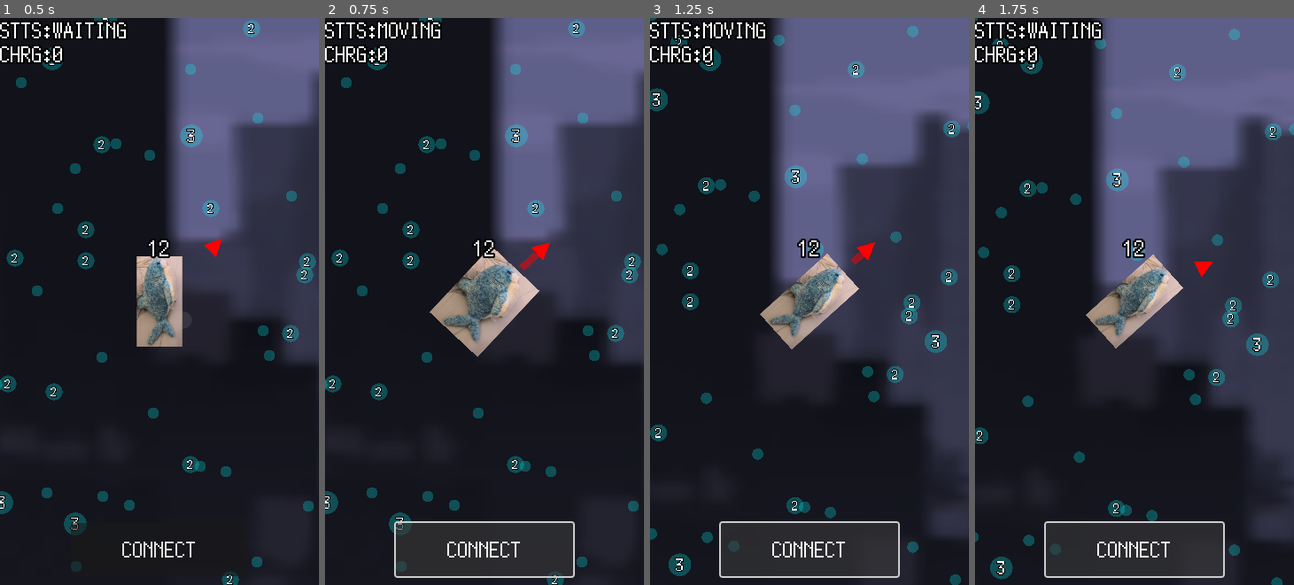
Above: before the commit, frames 1-4 (left to right).
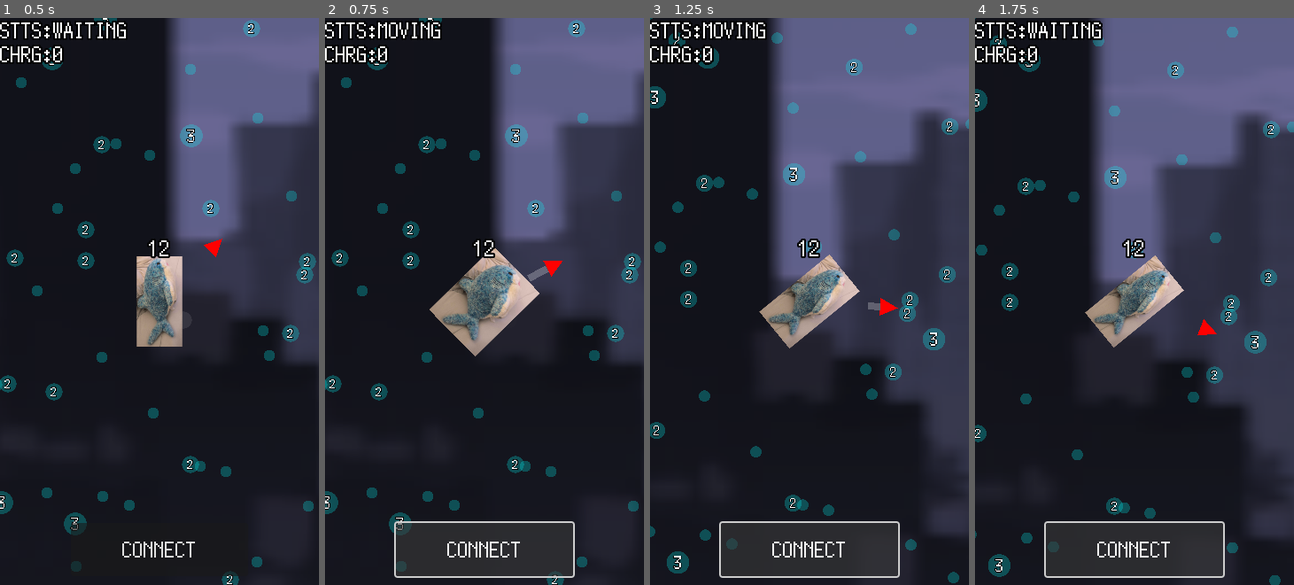
Above: after the commit, the same moments.

Repository: kamikoloss/sharking
Game: Godot game, scene res://scenes/main.tscn
Same seed, same stepped clock (60 frames per second), same inputs: the game is played once before the commit and once after it.
Inputs:
- Up to frame 1 (0.5 s): no input
- Up to frame 2 (0.75 s): click "CONNECT" at 0.5 s
- Up to frame 3 (1.25 s): no input
- Up to frame 4 (1.75 s): no input

Frame 1 is identical in both runs. In frame 2, 1.0% of the frame differs, in the area x 32-75%, y 39-60%; in frame 3, 3.3%, in the area x 0-100%, y 0-100%; in frame 4, 3.2%.

Commit message:
矢印の回転に Tween をかけた

Diff:
--- a/scenes/hero.tscn
+++ b/scenes/hero.tscn
@@ -9,10 +9,10 @@
 [sub_resource type="CircleShape2D" id="CircleShape2D_lxfer"]
 radius = 40.0
 
-[node name="Hero" type="Area2D" node_paths=PackedStringArray("_sprite", "_label_level", "_arrow", "_arrow_square", "_arrow_square_ct", "_arrow_square_bg")]
+[node name="Hero" type="Area2D" node_paths=PackedStringArray("_sprite", "_level_label", "_arrow", "_arrow_square", "_arrow_square_ct", "_arrow_square_bg")]
 script = ExtResource("1_ifnkb")
 _sprite = NodePath("Sprite2D")
-_label_level = NodePath("Control/Level")
+_level_label = NodePath("Control/Level")
 _arrow = NodePath("Control/Arrow")
 _arrow_square = NodePath("Control/Arrow/Square")
 _arrow_square_ct = NodePath("Control/Arrow/SquareCt")
@@ -66,7 +66,7 @@
 expand_mode = 1
 
 [node name="SquareCt" type="TextureRect" parent="Control/Arrow"]
-self_modulate = Color(1, 0, 0, 0.501961)
+self_modulate = Color(1, 1, 1, 0.25098)
 offset_left = -4.0
 offset_top = -80.0
 offset_right = 4.0
--- a/scripts/hero.gd
+++ b/scripts/hero.gd
@@ -15,6 +15,7 @@
 # Tween
 enum TweenType {
 	MOVE, # 座標移動
+	DIRECTION, # 移動方向の回転速度
 	ARROW_SQ, # 矢印の棒 (タメ)
 	ARROW_SQ_CT, # 矢印の棒 (クールタイム)
 	ARROW_SQ_BG, # 矢印の棒 (タメ背景)
@@ -37,11 +38,11 @@
 
 
 @export var _sprite: Sprite2D
-@export var _label_level: Label
-@export var _arrow: Control
-@export var _arrow_square: TextureRect
-@export var _arrow_square_ct: TextureRect # クールタイム用
-@export var _arrow_square_bg: TextureRect # 背景用
+@export var _level_label: Label
+@export var _arrow: Control # 矢印
+@export var _arrow_square: TextureRect # 矢印の棒 (タメ)
+@export var _arrow_square_ct: TextureRect # 矢印の棒 (クールタイム)
+@export var _arrow_square_bg: TextureRect # 矢印の棒 (タメ背景)
 
 var _direction: float = 0.0 # 現在の移動方向 (deg)
 @export var _direction_rotation_speed_default: float = 90.0 # 移動方向の矢印の回転速度 (deg/s)
@@ -55,7 +56,7 @@
 
 func _ready() -> void:
 	area_entered.connect(_on_area_entered)
-	_label_level.text = str(exp_point)
+	_level_label.text = str(exp_point)
 
 	_arrow_square.scale.y = 0.0
 	_arrow_square_ct.scale.y = 0.0
@@ -72,18 +73,23 @@
 		return
 	move_state = MoveState.CHARGING
 
-	# _arrow_square_bg
-	var arrow_square_bg_tween = _get_tween(TweenType.ARROW_SQ_CT)
-	arrow_square_bg_tween.set_ease(Tween.EASE_OUT).set_trans(Tween.TRANS_QUINT)
-	arrow_square_bg_tween.tween_method(func(v): _arrow_square_bg.scale.y = v, 0.0, 1.0, 0.25)
+	# DIRECTION
+	var tween_direction = _get_tween(TweenType.DIRECTION)
+	tween_direction.set_ease(Tween.EASE_OUT).set_trans(Tween.TRANS_QUINT)
+	tween_direction.tween_method(func(v): _direction_rotation_speed = v, _direction_rotation_speed_default, 0.0, 0.5)
 
-	# _arrow_square
-	var arrow_square_tween = _get_tween(TweenType.ARROW_SQ)
-	arrow_square_tween.set_loops()
-	arrow_square_tween.set_parallel(true)
-	arrow_square_tween.set_ease(Tween.EASE_OUT).set_trans(Tween.TRANS_CIRC)
-	arrow_square_tween.tween_method(func(v): charge = v, 0.0, 1.0, _charge_duration)
-	arrow_square_tween.tween_method(func(v): _arrow_square.scale.y = v, 0.0, 1.0, _charge_duration)
+	# ARROW_SQ_CT
+	var tween_arrow_sq_ct = _get_tween(TweenType.ARROW_SQ_CT)
+	tween_arrow_sq_ct.set_ease(Tween.EASE_OUT).set_trans(Tween.TRANS_QUINT)
+	tween_arrow_sq_ct.tween_method(func(v): _arrow_square_bg.scale.y = v, 0.0, 1.0, 0.25)
+
+	# ARROW_SQ
+	var tween_arrow_sq = _get_tween(TweenType.ARROW_SQ)
+	tween_arrow_sq.set_loops()
+	tween_arrow_sq.set_parallel(true)
+	tween_arrow_sq.set_ease(Tween.EASE_OUT).set_trans(Tween.TRANS_CIRC)
+	tween_arrow_sq.tween_method(func(v): charge = v, 0.0, 1.0, _charge_duration)
+	tween_arrow_sq.tween_method(func(v): _arrow_square.scale.y = v, 0.0, 1.0, _charge_duration)
 
 
 # 移動のタメを終了する
@@ -92,39 +98,46 @@
 		return
 	move_state = MoveState.MOVING
 
-	# _arrow_square_bg
-	var arrow_square_bg_tween = _get_tween(TweenType.ARROW_SQ_BG)
-	arrow_square_bg_tween.set_ease(Tween.EASE_OUT).set_trans(Tween.TRANS_QUINT)
-	arrow_square_bg_tween.tween_method(func(v): _arrow_square_bg.scale.y = v, 1.0, 0.0, 0.25)
-
-	# _arrow_square
-	var arrow_square_tween = _get_tween(TweenType.ARROW_SQ)
-	arrow_square_tween.set_ease(Tween.EASE_OUT).set_trans(Tween.TRANS_QUINT)
-	arrow_square_tween.tween_method(func(v): _arrow_square.scale.y = v, charge, 0.0, 0.25)
-
-	# move
-	_sprite.flip_h = 180.0 < _direction
-	var move_tween = _get_tween(TweenType.MOVE)
-
-	var _before_duration = MOVE_BEFORE_SEC # TODO: ping を考慮する
-	move_tween.set_parallel(true)
-	move_tween.set_ease(Tween.EASE_OUT).set_trans(Tween.TRANS_QUINT)
-	move_tween.tween_property(_sprite, "rotation_degrees", _direction, _before_duration)
-	move_tween.tween_property(_sprite, "scale", Vector2(clampf(charge, 0.6, 0.8), 0.4), _before_duration)
-
+	var before_duration = MOVE_BEFORE_SEC # TODO: ping を考慮する
 	var dest_position = position + Vector2.UP.rotated(deg_to_rad(_direction)) * charge * MOVE_VECTOR_RATIO
 	var move_duration = _charge_duration * charge
-	move_tween.chain()
-	move_tween.set_ease(Tween.EASE_OUT).set_trans(Tween.TRANS_QUINT)
-	move_tween.tween_property(self, "position", dest_position, move_duration)
-	move_tween.tween_property(_sprite, "scale", Vector2(0.4, 0.4), 0.5)
-	move_tween.finished.connect(func(): move_state = MoveState.WAITING)
 
-	# _arrow_square_ct
+	# DIRECTION
+	var tween_direction = _get_tween(TweenType.DIRECTION)
+	tween_direction.set_ease(Tween.EASE_IN).set_trans(Tween.TRANS_QUINT)
+	tween_direction.tween_interval(before_duration + move_duration)
+	tween_direction.tween_method(func(v): _direction_rotation_speed = v, 0.0, _direction_rotation_speed_default, 0.5)
+
+	# ARROW_SQ_BG
+	var tween_arrow_sq_bg = _get_tween(TweenType.ARROW_SQ_BG)
+	tween_arrow_sq_bg.set_ease(Tween.EASE_OUT).set_trans(Tween.TRANS_QUINT)
+	tween_arrow_sq_bg.tween_method(func(v): _arrow_square_bg.scale.y = v, 1.0, 0.0, 0.25)
+
+	# ARROW_SQ_CT
 	_arrow_square_ct.scale.y = charge
-	var arrow_square_ct_tween = _get_tween(TweenType.ARROW_SQ_CT)
-	arrow_square_ct_tween.tween_interval(_before_duration)
-	arrow_square_ct_tween.tween_method(func(v): _arrow_square_ct.scale.y = v, charge, 0.0, move_duration)
+	var tween_arrow_sq_ct = _get_tween(TweenType.ARROW_SQ_CT)
+	tween_arrow_sq_ct.tween_interval(before_duration)
+	tween_arrow_sq_ct.tween_method(func(v): _arrow_square_ct.scale.y = v, charge, 0.0, move_duration)
+
+	# ARROW_SQ
+	var tween_arrow_sq = _get_tween(TweenType.ARROW_SQ)
+	tween_arrow_sq.set_ease(Tween.EASE_OUT).set_trans(Tween.TRANS_QUINT)
+	tween_arrow_sq.tween_method(func(v): _arrow_square.scale.y = v, charge, 0.0, 0.25)
+
+	# MOVE
+	_sprite.flip_h = 180.0 < _direction
+	var tween_move = _get_tween(TweenType.MOVE)
+
+	tween_move.set_parallel(true)
+	tween_move.set_ease(Tween.EASE_OUT).set_trans(Tween.TRANS_QUINT)
+	tween_move.tween_property(_sprite, "rotation_degrees", _direction, before_duration)
+	tween_move.tween_property(_sprite, "scale", Vector2(clampf(charge, 0.6, 0.8), 0.4), before_duration)
+
+	tween_move.chain()
+	tween_move.set_ease(Tween.EASE_OUT).set_trans(Tween.TRANS_QUINT)
+	tween_move.tween_property(self, "position", dest_position, move_duration)
+	tween_move.tween_property(_sprite, "scale", Vector2(0.4, 0.4), 0.5)
+	tween_move.finished.connect(func(): move_state = MoveState.WAITING)
 
 	# finish
 	charge = 0.0
@@ -134,18 +147,14 @@
 func _on_area_entered(area: Area2D) -> void:
 	if area is Exp:
 		exp_point += area.point
-		_label_level.text = str(exp_point)
+		_level_label.text = str(exp_point)
 
 
 func _process_rotate_direction(delta: float) -> void:
-	if move_state != MoveState.WAITING:
-		return
-
 	# TODO: 反時計回りへの対応
 	_direction += _direction_rotation_speed * delta
 	if 360.0 < _direction:
 		_direction -= 360.0
-
 	_arrow.rotation_degrees = _direction
 
 
